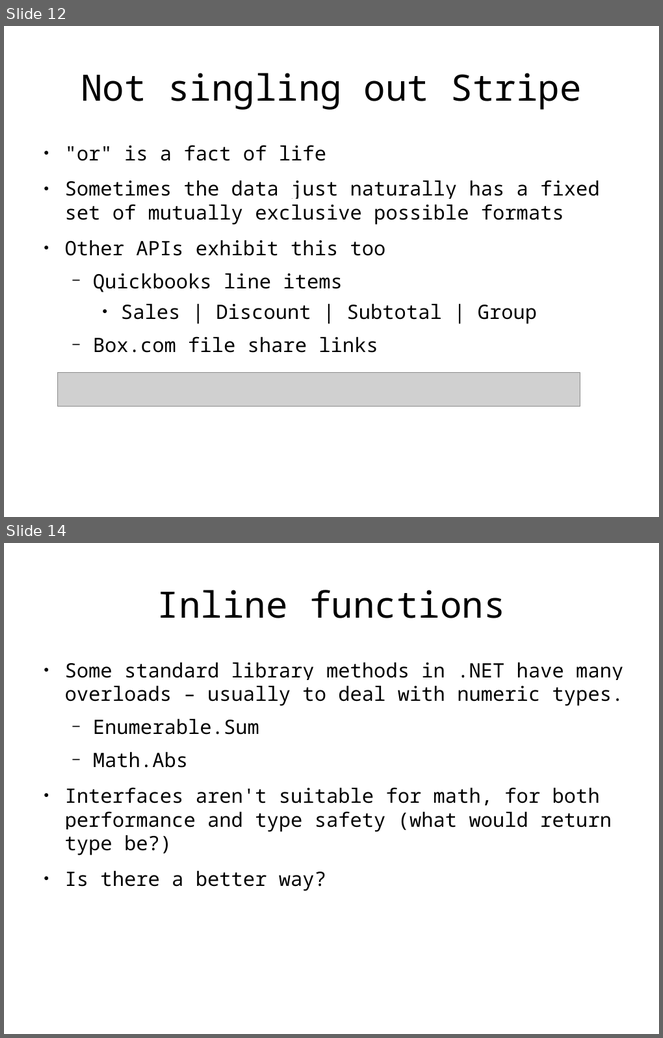
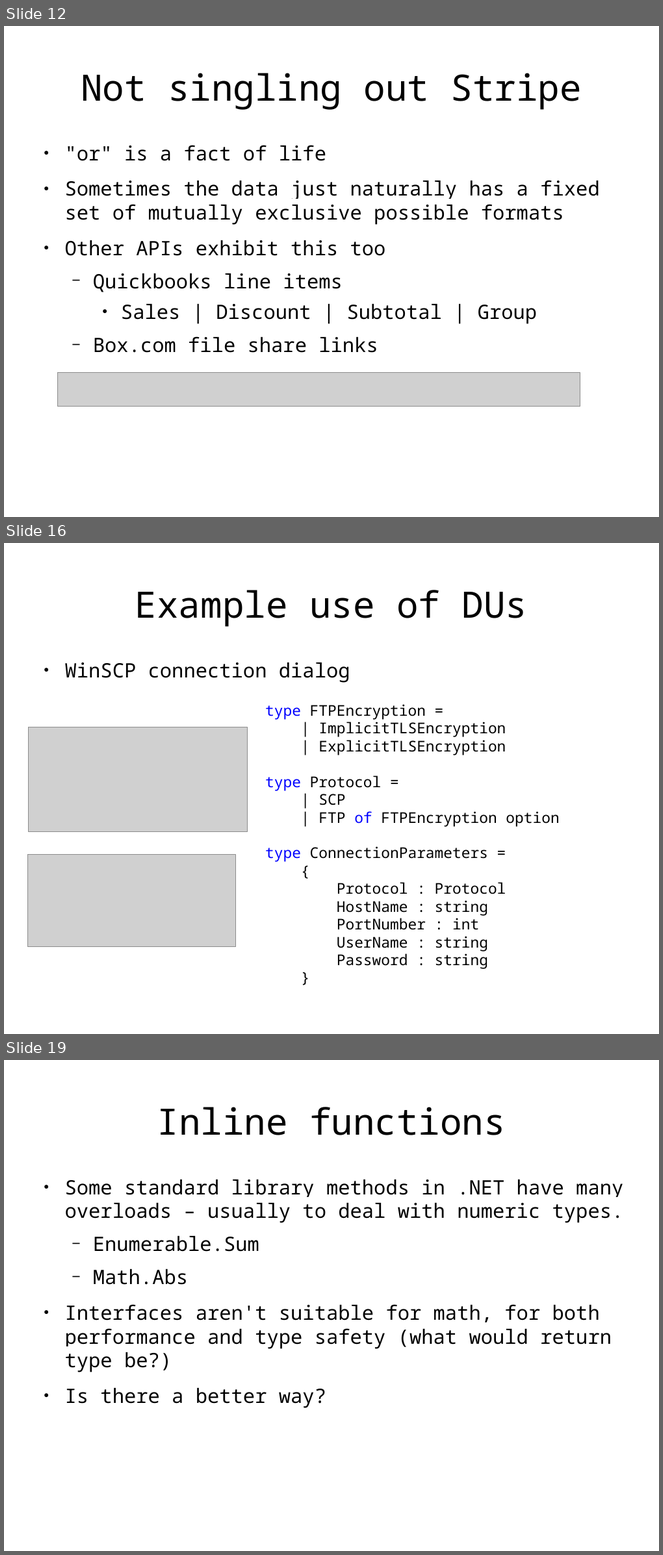
Before and after one commit to rspeele/FSharpTalk, a slide deck: fstalk.odp. Shown one above the other, each under a label of ours: slides 12 and 14 before the commit, slides 12, 16 and 19 after it; the slides between them are not shown. The pictures are 663x1038 and 663x1555 pixels, drawn with LibreOffice and Linux fonts; fonts in the diff are those of the drawing; grey boxes stand for pictures. Boxes give left, top, right and bottom in pixels: in the first picture for what was removed or moved away, otherwise in the second. Text is boxed around its words. In the diff, an @@ line names an element or a change of style, - is before the commit and + after.

```diff
--- a/fstalk.odp
+++ b/fstalk.odp
@@ slide 16 added at bbox=[4, 543, 659, 1034], background #FFFFFF @@
@@ title added at bbox=[135, 590, 528, 627], 44 pt, text #000000 @@
+Example use of DUs
@@ text added at bbox=[65, 662, 350, 683], 24 pt, text #000000 @@
+● WinSCP connection dialog
@@ text added at bbox=[265, 704, 559, 969], 18 pt, text #000000 @@
+type FTPEncryption =
+| ImplicitTLSEncryption
+| ExplicitTLSEncryption
+type Protocol =
+| SCP
+| FTP of FTPEncryption option
+type ConnectionParameters =
+{
+Protocol : Protocol
+HostName : string
+PortNumber : int
+UserName : string
+Password : string
+}
@@ picture added at bbox=[29, 728, 248, 832] @@
@@ picture added at bbox=[28, 855, 236, 947] @@
@@ what was slide 14 is now slide 19 @@
```
Also in this commit, not shown: 2 slides changed, 5 other slides added, 10 other files.
